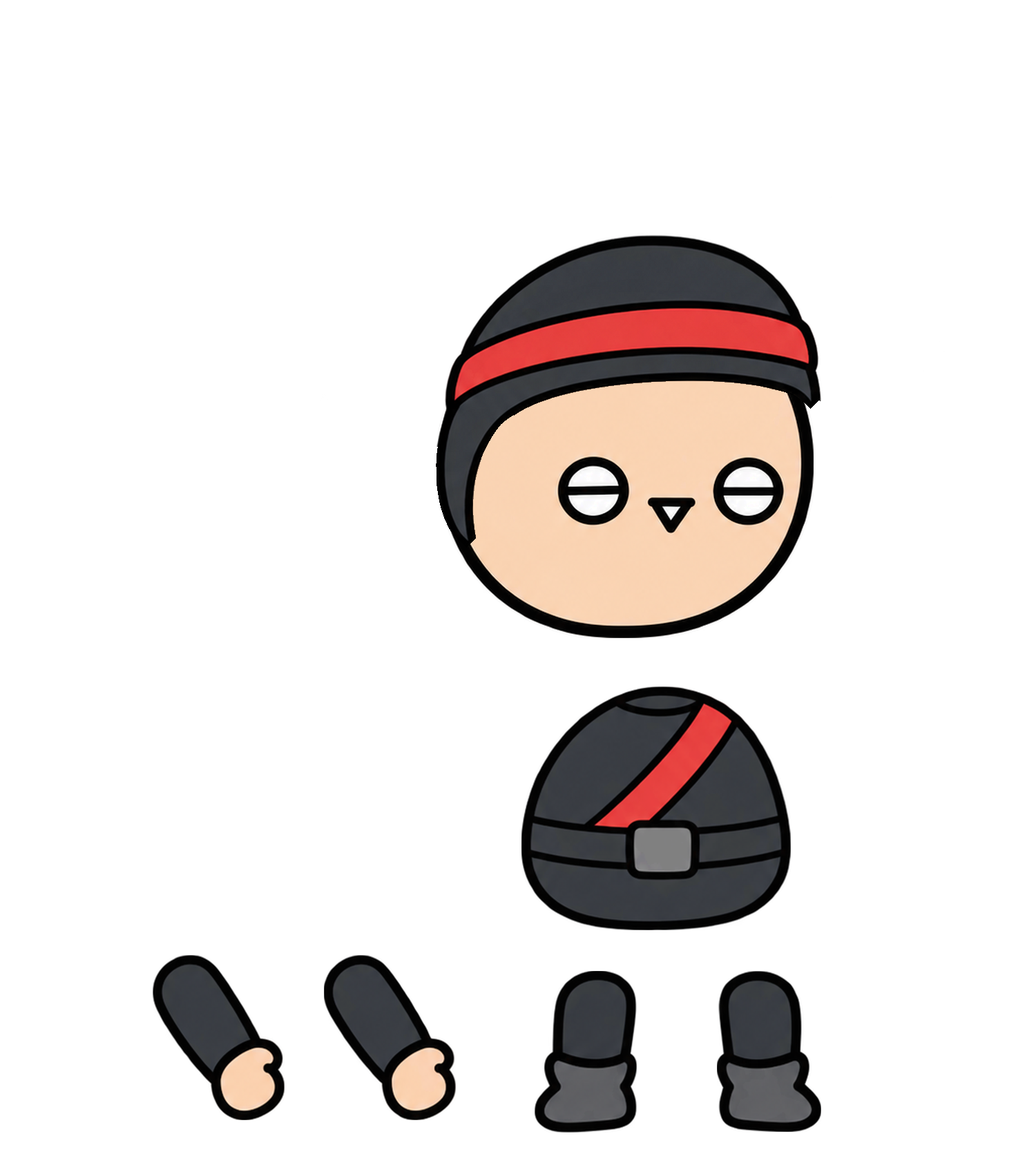
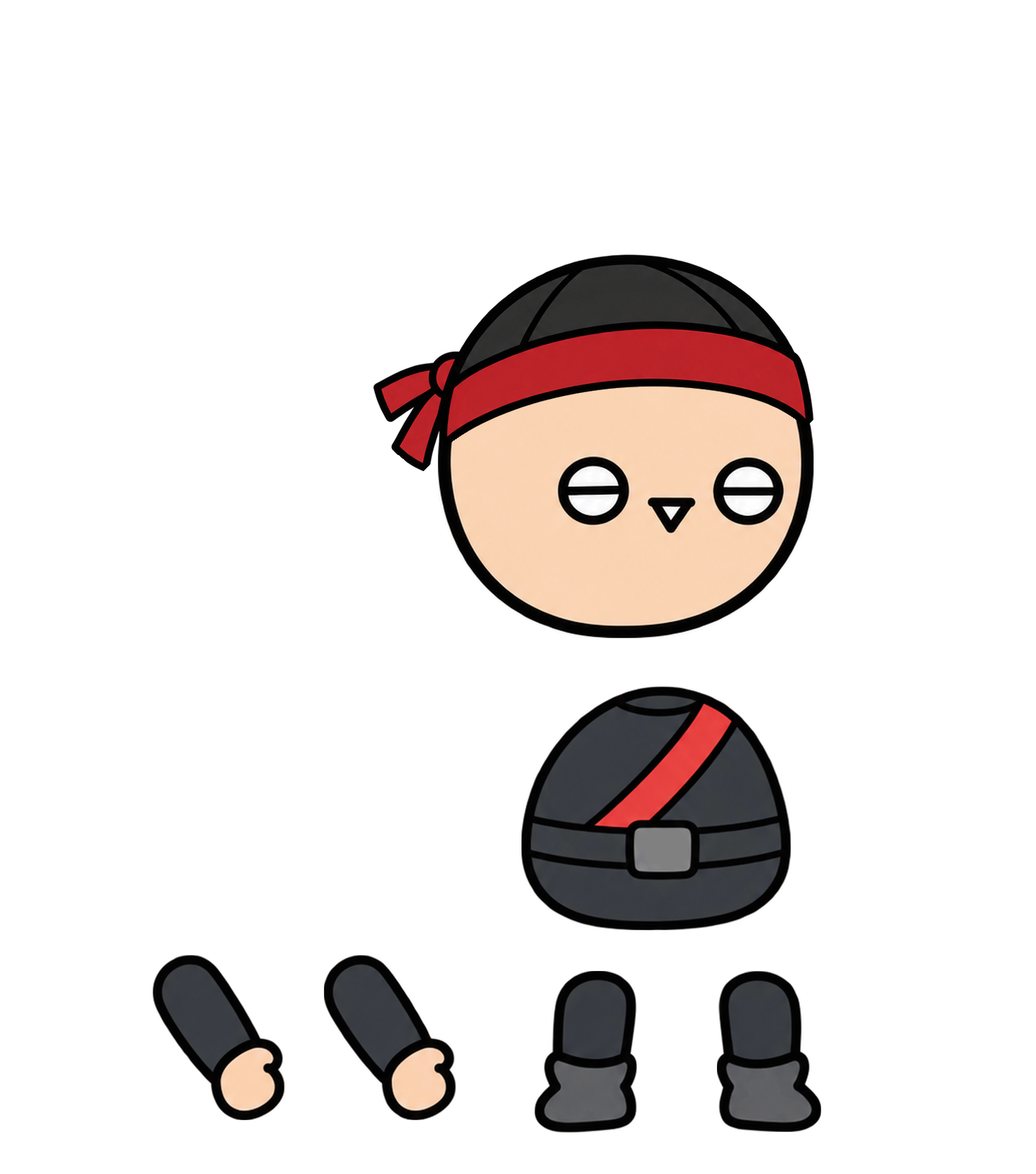
Comparing the layer stacks of the two w=1036, h=1174 images. Changes:
painted on "머리" over [371, 233, 822, 547]
